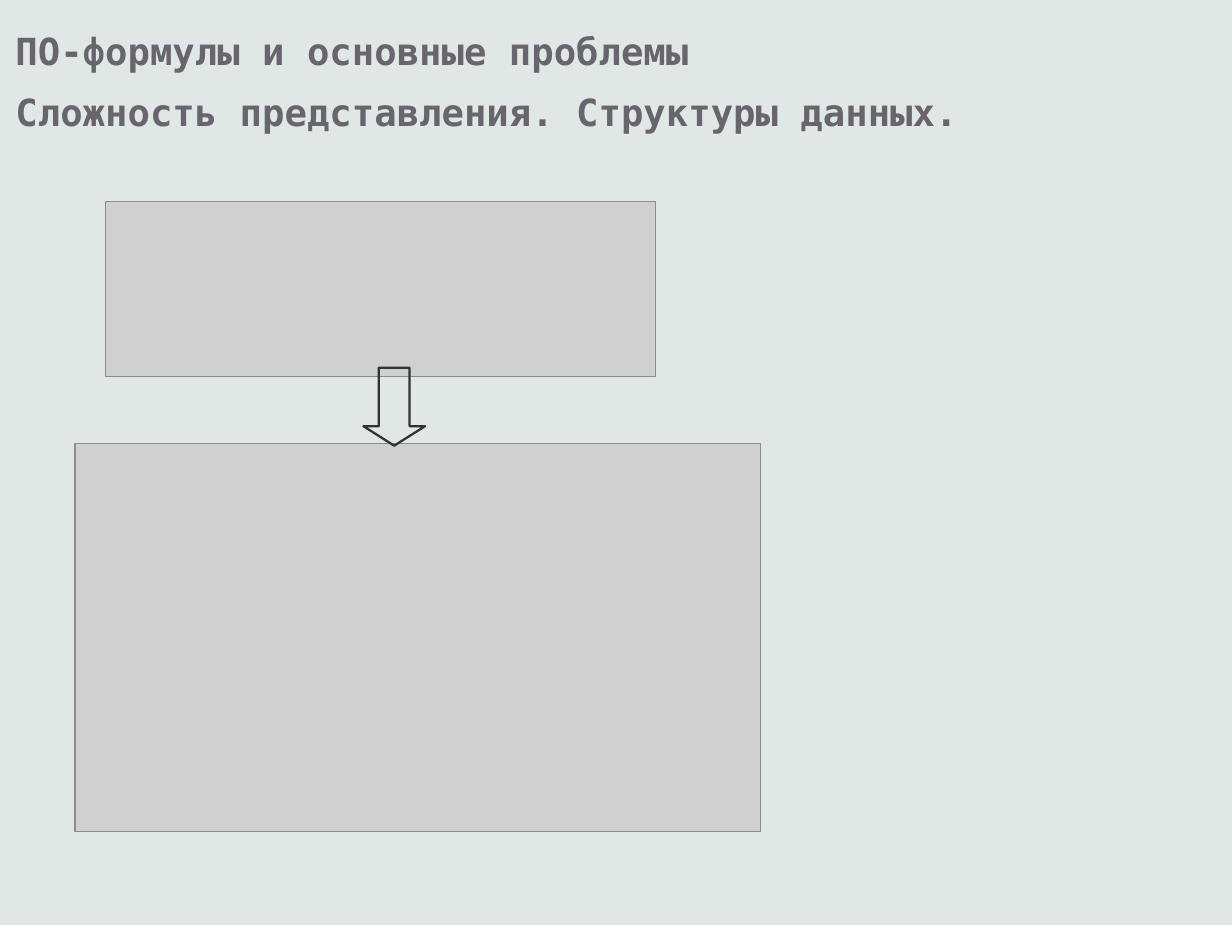
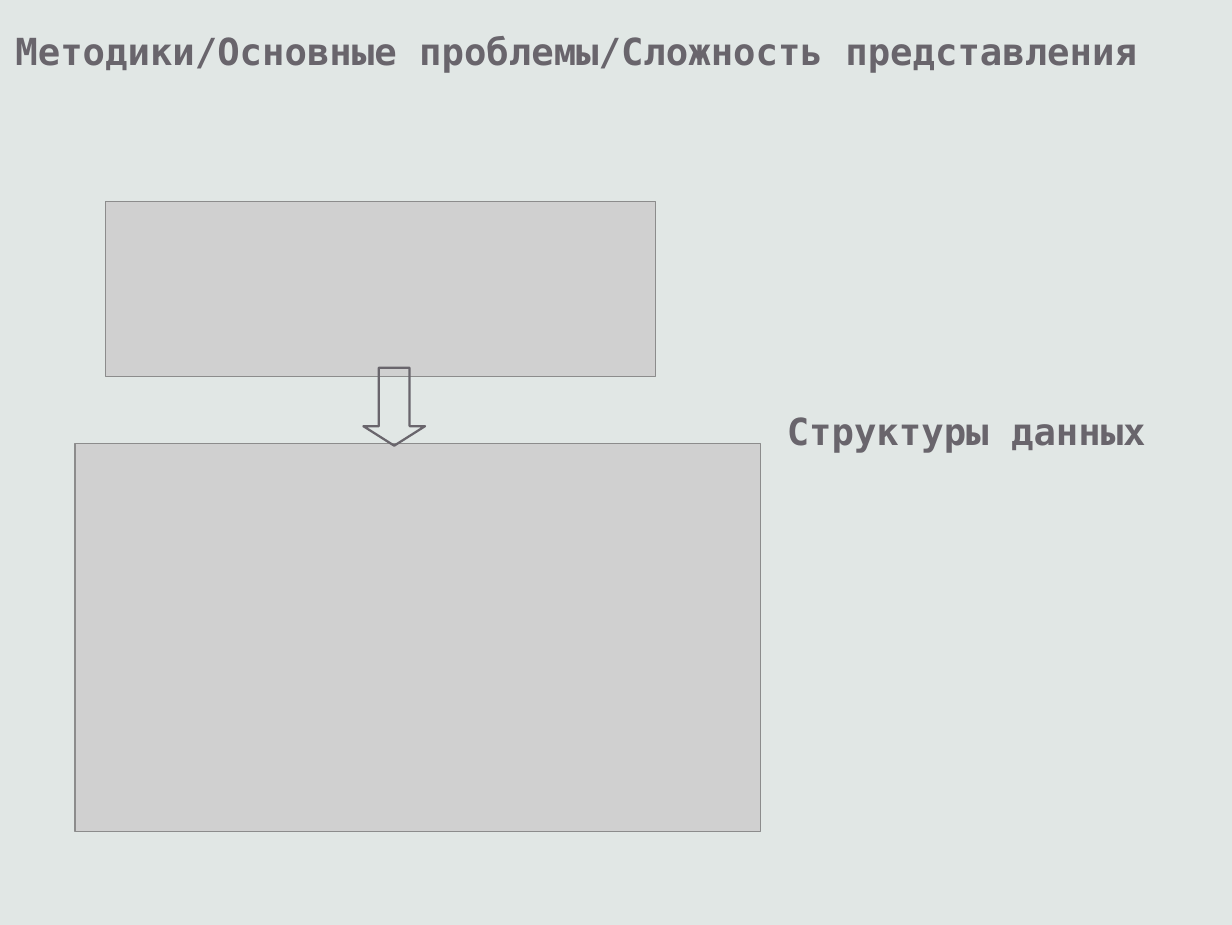
Before and after one commit to eugeneai/prisnif, a slide deck: slide 16 of brick/pres/pacman.odp (slide 13 before the commit). Drawn at 1232x925 pixels with LibreOffice and Linux fonts; fonts in the diff are those of the drawing; grey boxes stand for pictures. Boxes give left, top, right and bottom in pixels: in the first picture for what was removed or moved away, otherwise in the second. Text is boxed around its words. In the diff, an @@ line names an element or a change of style, - is before the commit and + after.

```diff
--- a/brick/pres/pacman.odp
+++ b/brick/pres/pacman.odp
@@ text at <box>15,36,1137,73</box>: text changed @@
-ПО-формулы и основные проблемы
+Методики/Основные проблемы/Сложность представления
@@ down arrow at <box>363,368,425,446</box>: outline #333333 1.45 pt to #69656C 1.45 pt @@
@@ text at <box>787,417,1146,453</box>: text changed @@
-Сложность представления. Структуры данных.
+Структуры данных
```
Also in this commit, not shown: 3 other slides changed, 27 slides added, 6 slides removed, 1 other file.
